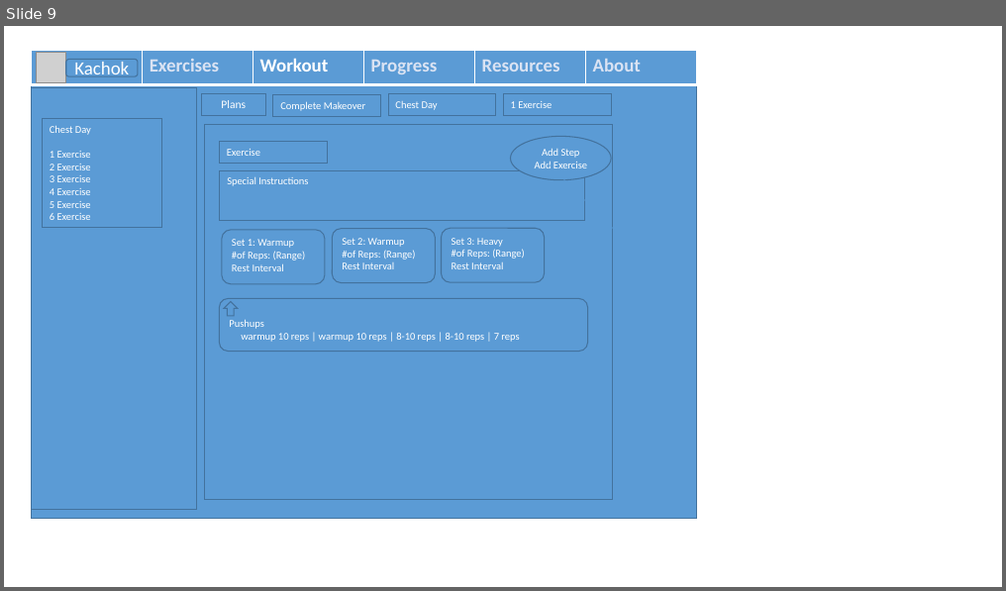
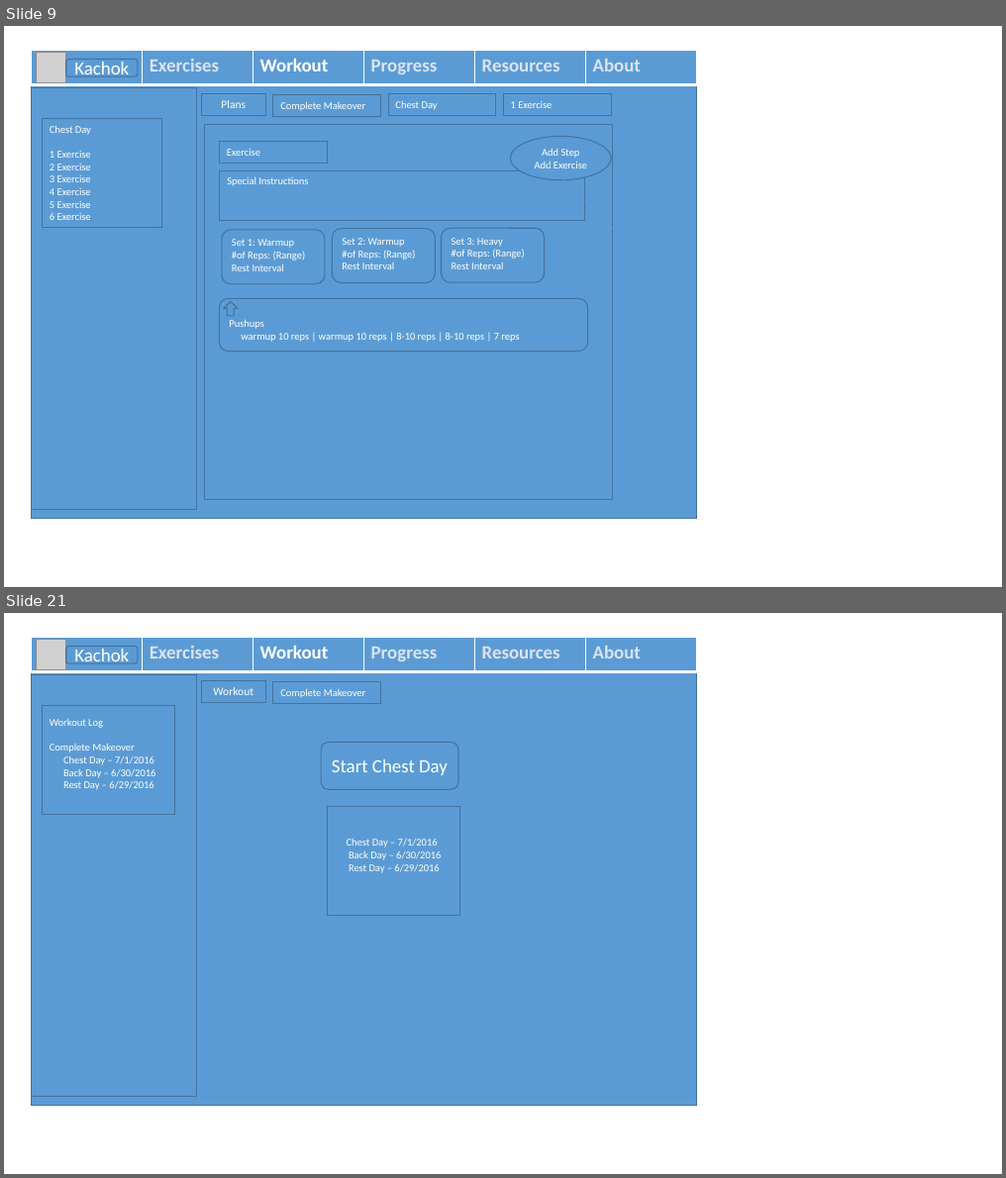
Before and after one commit to stevchik/Kachok, a slide deck: Mockup.pptx. Shown one above the other, each under a label of ours: slide 9 before the commit, slides 9 and 21 after it; the slides between them are not shown. The pictures are 1006x591 and 1006x1178 pixels, drawn with LibreOffice and Linux fonts; fonts in the diff are those of the drawing; grey boxes stand for pictures; background and template pictures are left out. Boxes give left, top, right and bottom in pixels: in the first picture for what was removed or moved away, otherwise in the second. Text is boxed around its words. In the diff, an @@ line names an element or a change of style, - is before the commit and + after.

```diff
--- a/Mockup.pptx
+++ b/Mockup.pptx
@@ slide 21 added at (4, 613, 1002, 1174), background #FFFFFF @@
@@ rectangle added at (31, 637, 696, 1105), fill #5B9BD5, outline #43739E 1 pt @@
@@ table added at (31, 637, 696, 671), 1 rows, 6 columns @@
+ | Exercises | Workout | Progress | Resources | About
@@ picture added at (37, 639, 66, 669) @@
@@ rounded rectangle added at (66, 646, 138, 663), fill #5B9BD5, outline #43739E 1 pt, 18 pt, text #FFFFFF @@
+Kachok
@@ rectangle added at (31, 675, 196, 1096), fill #5B9BD5, outline #43739E 1 pt @@
@@ rectangle added at (202, 680, 266, 702), fill #5B9BD5, outline #43739E 1 pt, 11 pt, text #FFFFFF @@
+Workout
@@ rectangle added at (273, 681, 381, 703), fill #5B9BD5, outline #43739E 1 pt, 10 pt, text #FFFFFF @@
+Complete Makeover
@@ rectangle added at (43, 706, 175, 815), fill #5B9BD5, outline #43739E 1 pt, 10 pt, text #FFFFFF @@
+Workout Log
+Complete Makeover
+Chest Day – 7/1/2016
+Back Day – 6/30/2016
+Rest Day – 6/29/2016
@@ rounded rectangle added at (321, 742, 458, 789), fill #5B9BD5, outline #43739E 1 pt, 18 pt, text #FFFFFF @@
+Start Chest Day
@@ line added from (540, 742) to (614, 817), #5B9BD5 0.5 pt @@
@@ rectangle added at (328, 807, 460, 916), fill #5B9BD5, outline #43739E 1 pt, 10 pt, text #FFFFFF @@
+Chest Day – 7/1/2016
+Back Day – 6/30/2016
+Rest Day – 6/29/2016
```
Also in this commit, not shown: 13 other slides added.
